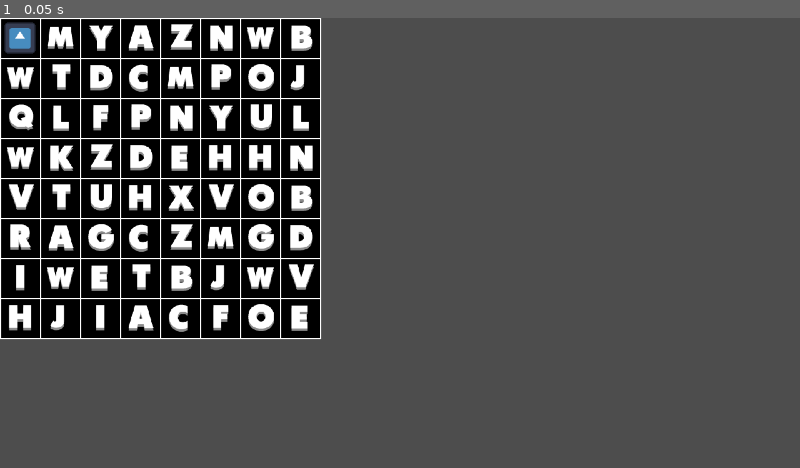
Above: before the commit, frame 1.
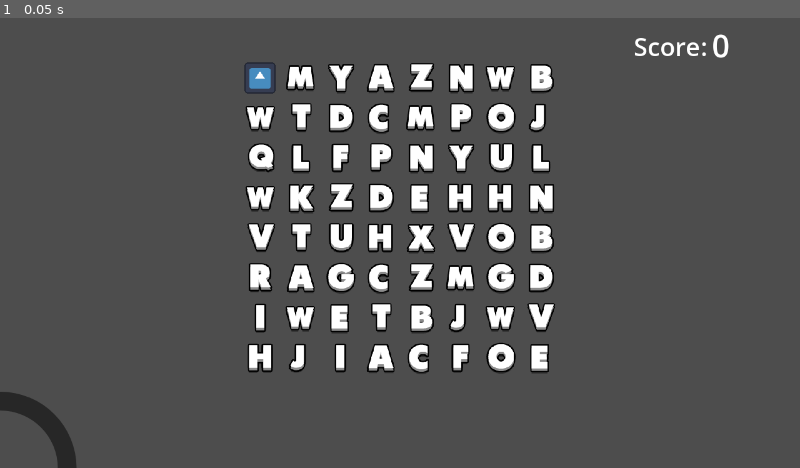
Above: after the commit, the same moment.

Repository: Agnes-Au/typing
Game: Godot game, scene res://scenes/Grid.tscn
Same seed, same stepped clock (60 frames per second), same inputs: the game is played once before the commit and once after it. Before the commit the project starts from res://scenes/Main.tscn. The engine's default icon, where the game draws it, is replaced by a stand-in: a white triangle on a blue panel in a dark square.
Inputs:
- Up to frame 1 (0.05 s): no input

The runs differ from the first frame. In frame 1, 36% of the frame differs, in the area x 0-92%, y 0-100%.

Commit message:
feat: word submitting, game overs
the game doesn't immediately check whether it's game over when you run out of cells to move to, so that's kind of frustrating. otherwise game is finally at a barely playable state

Diff:
--- a/project.godot
+++ b/project.godot
@@ -11,7 +11,7 @@
 [application]
 
 config/name="typing"
-run/main_scene="uid://cf6tc2bcwjllu"
+run/main_scene="uid://cvueikjvo88xq"
 config/features=PackedStringArray("4.5", "GL Compatibility")
 config/icon="res://icon.svg"
 
@@ -26,9 +26,20 @@
 
 [input]
 
-next={
+submit={
 "deadzone": 0.2,
 "events": [Object(InputEventKey,"resource_local_to_scene":false,"resource_name":"","device":-1,"window_id":0,"alt_press …(195 unchanged characters)…
+]
+}
+discard={
+"deadzone": 0.2,
+"events": [Object(InputEventKey,"resource_local_to_scene":false,"resource_name":"","device":-1,"window_id":0,"alt_pressed":false,"shift_pressed":false,"ctrl_pressed":false,"meta_pressed":false,"pressed":false,"keycode":0,"physical_keycode":4194305,"key_label":0,"unicode":0,"location":0,"echo":false,"script":null)
+]
+}
+restart={
+"deadzone": 0.2,
+"events": [Object(InputEventKey,"resource_local_to_scene":false,"resource_name":"","device":-1,"window_id":0,"alt_pressed":false,"shift_pressed":false,"ctrl_pressed":false,"meta_pressed":true,"pressed":false,"keycode":0,"physical_keycode":82,"key_label":0,"unicode":0,"location":0,"echo":false,"script":null)
+, Object(InputEventKey,"resource_local_to_scene":false,"resource_name":"","device":-1,"window_id":0,"alt_pressed":false,"shift_pressed":false,"ctrl_pressed":true,"meta_pressed":false,"pressed":false,"keycode":0,"physical_keycode":82,"key_label":0,"unicode":0,"location":0,"echo":false,"script":null)
 ]
 }
 
--- /dev/null
+++ b/scenes/Grid.tscn
@@ -0,0 +1,74 @@
+[gd_scene load_steps=5 format=3 uid="uid://cvueikjvo88xq"]
+
+[ext_resource type="Script" uid="uid://bjmr2yhm4i3s5" path="res://scripts/grid.gd" id="1_0bbpv"]
+[ext_resource type="PackedScene" uid="uid://oxb3yeopcyho" path="res://scenes/Player.tscn" id="1_elqb8"]
+[ext_resource type="Texture2D" uid="uid://bwmc5p36rrja" path="res://assets/under.png" id="3_4m0lr"]
+[ext_resource type="Texture2D" uid="uid://bmoq1nvesegwo" path="res://assets/progress.png" id="4_p4vex"]
+
+[node name="Grid" type="Node2D" node_paths=PackedStringArray("word_label", "score_label")]
+position = Vector2(384, 64)
+script = ExtResource("1_0bbpv")
+word_label = NodePath("CanvasLayer/Word")
+score_label = NodePath("CanvasLayer/ScoreContainer/Score")
+metadata/_edit_lock_ = true
+
+[node name="LetterContainer" type="Node2D" parent="."]
+position = Vector2(256, 256)
+
+[node name="Player" parent="." instance=ExtResource("1_elqb8")]
+z_index = 1000
+position = Vector2(0, -1)
+
+[node name="CanvasLayer" type="CanvasLayer" parent="."]
+follow_viewport_enabled = true
+
+[node name="Word" type="Label" parent="CanvasLayer"]
+offset_left = 531.0
+offset_top = 616.0
+offset_right = 706.0
+offset_bottom = 685.0
+theme_override_font_sizes/font_size = 50
+horizontal_alignment = 1
+vertical_alignment = 1
+
+[node name="ScoreContainer" type="Control" parent="CanvasLayer"]
+layout_mode = 3
+anchors_preset = 0
+offset_right = 40.0
+offset_bottom = 40.0
+
+[node name="Score" type="Label" parent="CanvasLayer/ScoreContainer"]
+layout_mode = 0
+offset_left = 1139.0
+offset_top = 9.0
+offset_right = 1253.0
+offset_bottom = 78.0
+theme_override_font_sizes/font_size = 50
+text = "0"
+vertical_alignment = 1
+
+[node name="ScoreText" type="Label" parent="CanvasLayer/ScoreContainer"]
+layout_mode = 0
+offset_left = 1014.0
+offset_top = 18.0
+offset_right = 1132.0
+offset_bottom = 73.0
+theme_override_font_sizes/font_size = 40
+text = "Score:"
+
+[node name="TimeProgress" type="TextureProgressBar" parent="CanvasLayer"]
+offset_top = 592.0
+offset_right = 128.0
+offset_bottom = 720.0
+pivot_offset = Vector2(0, 128)
+fill_mode = 4
+radial_fill_degrees = 90.0
+radial_center_offset = Vector2(-64, 64)
+texture_under = ExtResource("3_4m0lr")
+texture_progress = ExtResource("4_p4vex")
+
+[node name="EatTimer" type="Timer" parent="."]
+wait_time = 30.0
+autostart = true
+
+[connection signal="timeout" from="EatTimer" to="." method="_on_eat_timer_timeout"]
--- a/scenes/Main.tscn
+++ /dev/null
@@ -1,17 +0,0 @@
-[gd_scene load_steps=4 format=3 uid="uid://cf6tc2bcwjllu"]
-
-[ext_resource type="Script" uid="uid://bjmr2yhm4i3s5" path="res://scripts/grid.gd" id="1_0bbpv"]
-[ext_resource type="PackedScene" uid="uid://oxb3yeopcyho" path="res://scenes/Player.tscn" id="1_elqb8"]
-[ext_resource type="Texture2D" uid="uid://bklp1ug7n6bk2" path="res://assets/grid_placeholder.png" id="2_rvslj"]
-
-[node name="Grid" type="Node2D"]
-script = ExtResource("1_0bbpv")
-
-[node name="Sprite2D" type="Sprite2D" parent="."]
-position = Vector2(257, 257)
-texture = ExtResource("2_rvslj")
-
-[node name="Player" parent="." instance=ExtResource("1_elqb8")]
-z_index = 1000
-
-[node name="LetterContainer" type="Node" parent="."]
--- a/scripts/grid.gd
+++ b/scripts/grid.gd
@@ -5,20 +5,38 @@
 const LETTER_COUNT = 26  # Number of letters in the alphabet
 const ALPHABET = "ABCDEFGHIJKLMNOPQRSTUVWXYZ"
 var alphabet_arr = ALPHABET.split()
-
 var letters = []
 var eaten_letters = []
 var player
+var player_pos_coord: Vector2
+var wordlist: Array
+var score: int
 var LETTER_SPRITE_SCENE = preload("res://scenes/Letter.tscn")
 
+@export var word_label: Label
+@export var score_label: Label
+
+func build_wordlist():
+	var file = FileAccess.open("res://assets/wordnik_wordlist.txt", FileAccess.READ)
+	var content = file.get_as_text()
+	var words = content.split("\n")
+	return words
 
 func _ready():
+	wordlist = build_wordlist()
+	Engine.time_scale = 1
 	player = $Player
 	player.input_received.connect(_on_input_received)
 	player.letter_eaten.connect(_on_letter_eaten)
+	player.word_discarded.connect(_on_word_discarded)
+	player.word_submitted.connect(_on_word_submitted)
+	player.restart.connect(_on_restart)
 	generate_grid()
 	position_grid()
 	set_player_input()
+
+func _process(_delta: float) -> void:
+	$CanvasLayer/TimeProgress.value = ($EatTimer.wait_time - $EatTimer.time_left) * (100 / $EatTimer.wait_time)
 
 func new_letter(letter):
 	var letter_sprite = LETTER_SPRITE_SCENE.instantiate()
@@ -56,7 +74,6 @@
 
 					# the above code doesn't catch all duplicates for some reason so we're doing this again
 					if adj_letters.count(adj_letters[k]) > 1:
-						print(adj_letters[k])
 						letters[current_coords.x][current_coords.y] = alphabet_arr[randi() % LETTER_COUNT]
 	# I guess even after all this there's still a miniscule chance there are duplicates
 	# BUT I DON'T CARE ANYMORE I WORKED HARD DUDE
@@ -65,7 +82,7 @@
 	for i in range(GRID_SIZE):
 		for j in range(GRID_SIZE):
 			var letter_cell = new_letter(letters[i][j])
-			letter_cell.position = Vector2(float(i) * TILE_SIZE + TILE_SIZE / 2.0, float(j) * TILE_SIZE + TILE_SIZE / 2.0)
+			letter_cell.position = Vector2(float(i) * TILE_SIZE + TILE_SIZE / 2.0, float(j) * TILE_SIZE + TILE_SIZE / 2.0) - Vector2(64*4, 64*4)
 			letter_cell.name = str(letter_cell.position)
 
 func return_adj_coords_if_valid(coord: Vector2):
@@ -93,16 +110,56 @@
 	return adj_letters
 
 func set_player_input():
-	var player_pos_coord = Vector2((player.position.x/32-1)/2, (player.position.y/32-1)/2)
 	var new_inputs = return_adjacent_letters_if_valid(player_pos_coord)
 	player.set_inputs(new_inputs)
 
+func is_empty_or_null(x):
+	return x == "Empty" or x == null
+
 func _on_input_received():
+	player_pos_coord = Vector2((player.position.x/32-1)/2, (player.position.y/32-1)/2)
+	var adj_cells = return_adjacent_letters_if_valid(player_pos_coord)
+	if adj_cells.all(is_empty_or_null):
+		game_over()
+		return
 	set_player_input()
 
 func _on_letter_eaten(letter, dir):
-	var player_pos_coord = Vector2((player.position.x/32-1)/2, (player.position.y/32-1)/2)
+	player_pos_coord = Vector2((player.position.x/32-1)/2, (player.position.y/32-1)/2)
 	var new_empty_cell_coord = player_pos_coord + dir
 	letters[new_empty_cell_coord.x][new_empty_cell_coord.y] = "Empty"
 	$LetterContainer.get_child(8*new_empty_cell_coord.x + new_empty_cell_coord.y).play("Empty")
 	eaten_letters.append(letter)
+	word_label.text = "".join(eaten_letters)
+	$EatTimer.start()
+
+func _on_word_discarded():
+	print("discarded ", "".join(eaten_letters))
+	eaten_letters = []
+	word_label.text = ""
+
+func _on_word_submitted():
+	var word_submitted = "".join(eaten_letters)
+	if word_submitted.length() < 3:
+		print("Not enough letters. Try again.")
+		return
+	if word_submitted.to_lower() not in wordlist:
+		print(word_submitted, " is not a valid word. Try again.")
+		return
+
+	print(word_submitted, " is a valid word. Good job!")
+	score += word_submitted.length() * 10
+	score_label.text = str(score)
+	word_label.text = ""
+	eaten_letters = []
+
+func _on_restart():
+	get_tree().reload_current_scene()
+
+func game_over():
+	Engine.time_scale = 0
+	word_label.text = "GAME OVER"
+	word_label.add_theme_color_override("font_color", Color("ff0000"))
+
+func _on_eat_timer_timeout() -> void:
+	game_over()
--- a/scripts/player.gd
+++ b/scripts/player.gd
@@ -6,6 +6,9 @@
 var input_updated = false
 signal input_received(letter)
 signal letter_eaten(letter, dir)
+signal word_discarded
+signal word_submitted
+signal restart
 
 func _ready():
 	position = position.snapped(Vector2.ONE * TILE_SIZE)
@@ -25,6 +28,12 @@
 			var eaten_letter = event.as_text().split("+")[1]
 			if eaten_letter in inputs.keys():
 				letter_eaten.emit(eaten_letter, inputs[eaten_letter])
+		elif event.is_action_pressed("discard"):
+			word_discarded.emit()
+		elif event.is_action_pressed("submit"):
+			word_submitted.emit()
+		elif event.is_action_pressed("restart"):
+			restart.emit()
 
 func move(dir):
 	position += inputs[dir] * TILE_SIZE
--- a/scripts/typing.gd
+++ b/scripts/typing.gd
@@ -23,7 +23,7 @@
 func _input(event):
 	var key = event.as_text()
 	if event is InputEventKey and event.pressed and not event.echo:
-		if event.is_action_pressed("next"):
+		if event.is_action_pressed("submit"):
 			new_word()
 			return
 
Not shown: 1 places in Test.tscn that only renumber resources
Not shown, removed: assets/mit_wordlist.txt
Binary file added: assets/progress.png
Not shown, changed: assets/progress.png.import
Binary file added: assets/under.png
Not shown, changed: assets/under.png.import
Not shown, added: assets/wordnik_wordlist.txt
Not shown, changed: export_presets.cfg
Binary file removed: images/godotwaka.png
Binary file removed: images/godotwaka2.png
Not shown, removed: images/godotwaka2.png.import
Binary file removed: images/icon.jpg
(and 2 more such lines)
